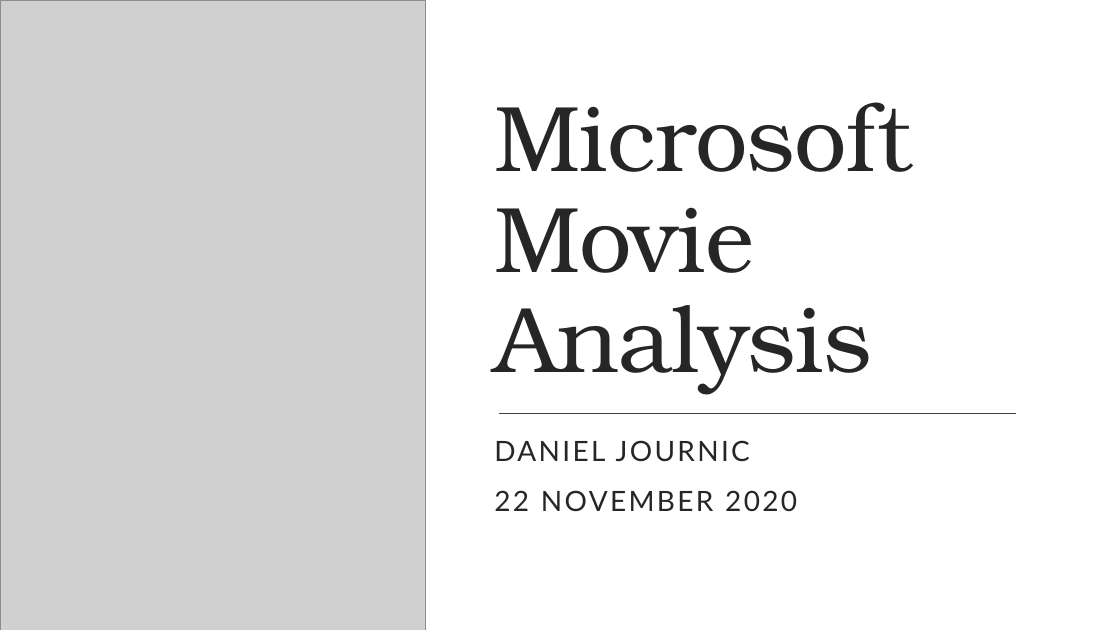
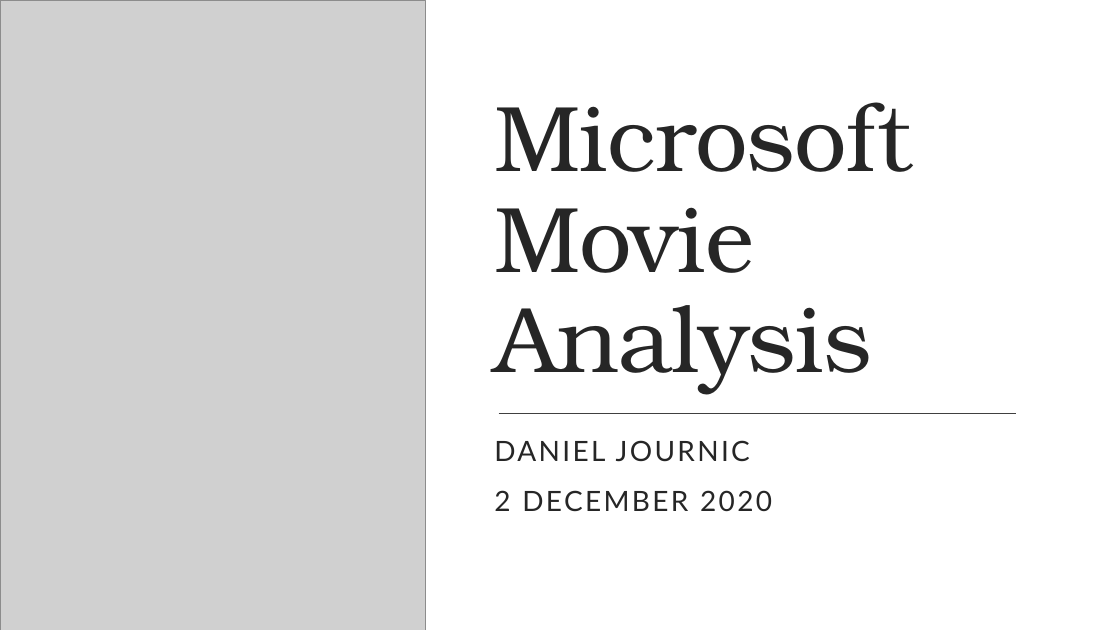
Before and after one commit to djournic/Movie_data_analysis_1, a slide deck: slide 1 of Microsoft Movie Analysis.pptx. Drawn at 1120x630 pixels with LibreOffice and Linux fonts; fonts in the diff are those of the drawing; grey boxes stand for pictures. Boxes give left, top, right and bottom in pixels: in the first picture for what was removed or moved away, otherwise in the second. Text is boxed around its words. In the diff, an @@ line names an element or a change of style, - is before the commit and + after.

```diff
--- a/Microsoft Movie Analysis.pptx
+++ b/Microsoft Movie Analysis.pptx
@@ subtitle at bbox=[494, 490, 772, 511]: text changed @@
-22 NOVEMBER 2020
+2 DECEMBER 2020
```
Also in this commit, not shown: 5 other slides changed, 1 slide added, 1 slide removed, 1 other file.
